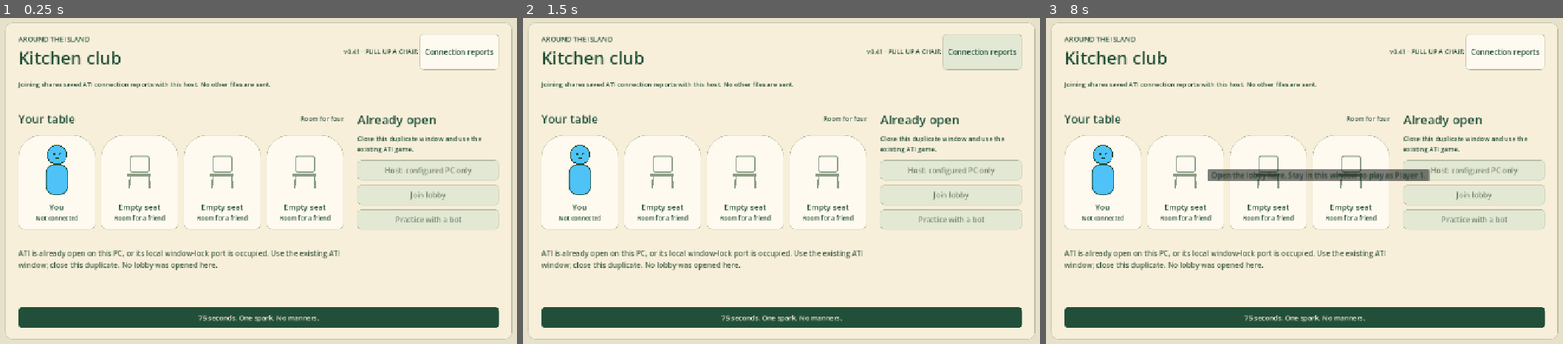
Above: before the commit, frames 1-3 (left to right).
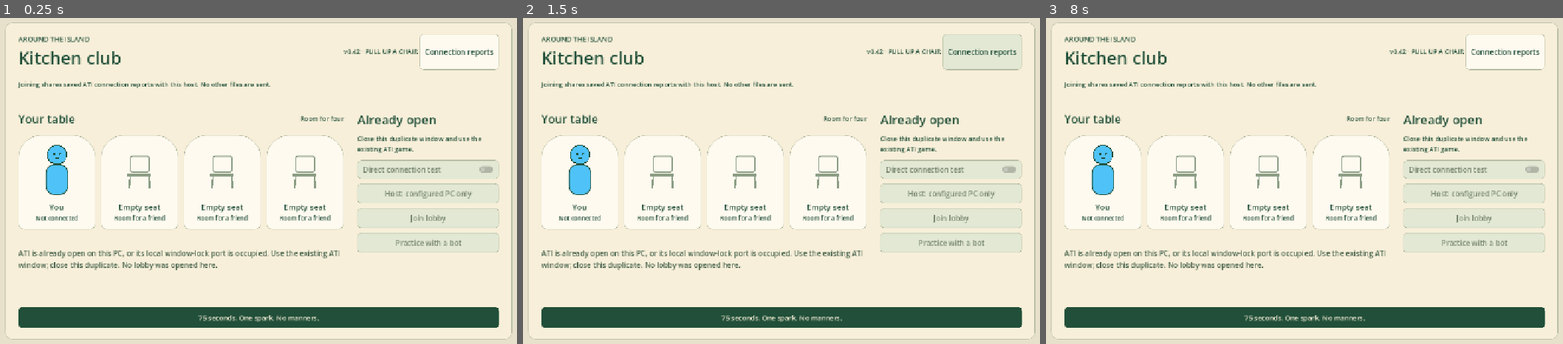
Above: after the commit, the same moments.

Repository: ikemarion/around-the-island
Game: Godot game, scene res://scenes/main.tscn
Two runs of this game, one before a commit and one after it. Both use one fixed random seed, a clock stepped at 60 frames per second and the inputs below.
Inputs (mouse positions are in pixels of both pictures, inside the frame that each line leads up to):
- Up to frame 1 (0.25 s): no input
- Up to frame 2 (1.5 s): tap Enter at 0.5 s; move the mouse to (910, 164) at 0.52 s; hold D 0.53-1.25 s; tap V at 0.6 s; click (910, 164) at 0.67 s; tap Space at 0.77 s; click "Connection reports" at 1.25 s
- Up to frame 3 (8 s): drag from (1185, 197) to (1273, 246) at 2.02 s; move the mouse to (1361, 109) at 2.77 s; hold D 2.78-3.5 s; hold Shift 2.78-3.5 s; drag from (1273, 246) to (1128, 132) at 3.52 s; move the mouse to (1480, 229) at 4.27 s; hold A 4.28-5 s; hold Q 4.28-5 s; drag from (1128, 132) to (1216, 99) at 5.02 s; move the mouse to (1335, 181) at 5.77 s; hold S 5.78-6.5 s; tap R at 5.85 s; click (1335, 181) at 5.92 s; drag from (1216, 99) to (1185, 197) at 6.52 s; move the mouse to (1433, 164) at 7.27 s; hold W from 7.28 s (still down); hold E from 7.28 s (still down)

The runs differ from the first frame. In frame 1, 1.4% of the frame differs, in the area x 69-97%, y 9-72%; in frame 2, 1.4%; in frame 3, 2.9%, in the area x 31-97%, y 9-72%.

Commit message:
Publish v0.42 direct-route test and newest-first reports

Diff:
--- a/scripts/kitchen_menu.gd
+++ b/scripts/kitchen_menu.gd
@@ -16,6 +16,7 @@
 var body: BoxContainer
 var aside: VBoxContainer
 var theme_resource: Theme
+var direct_test: CheckButton
 
 func build(main: Node, existing: Dictionary) -> void:
 	game = main
@@ -103,8 +104,14 @@
 	home_actions = VBoxContainer.new()
 	home_actions.add_theme_constant_override("separation", 10)
 	aside.add_child(home_actions)
+	direct_test = CheckButton.new()
+	direct_test.text = "Direct connection test"
+	home_actions.add_child(direct_test)
+	direct_test.toggled.connect(func(enabled):
+		controls.CodeInput.text = ""
+		refresh())
 	_take("CodeInput", home_actions)
-	controls.CodeInput.placeholder_text = "Friend's room address or code"
+	controls.CodeInput.placeholder_text = "Host IPv4:port (e.g. 192.168.1.20:27888)"
 	_take("Host", home_actions)
 	controls.Host.text = "Host lobby"
 	_take("Join", home_actions)
@@ -141,7 +148,9 @@
 	var count: int = game.active_slots.count(true)
 	home_actions.visible = home
 	room_actions.visible = not home
-	controls.CodeInput.visible = false
+	controls.CodeInput.visible = direct_test.button_pressed
+	direct_test.disabled = busy or not home or game.instance_blocked
+	controls.Join.text = "Join direct address" if direct_test.button_pressed else "Join lobby"
 	controls.Join.visible = true
 	controls.Join.disabled = busy or not home or game.instance_blocked
 	controls.Host.disabled = game.instance_blocked or not game.can_host_default_lobby()
@@ -159,6 +168,8 @@
 	controls.Progress.visible = busy
 	room_heading.text = "Play with friends" if home else ("Connecting…" if busy else ("You are hosting" if hosting else "You joined the lobby"))
 	room_hint.text = "One host PC. Friends join its lobby. No codes or extra server windows." if home else ("You can cancel while we connect." if busy else "Anyone can start. Wait until your crew is here.")
+	if home and direct_test.button_pressed:
+		room_hint.text = "Bypass Playit with the host's IP. Same Wi-Fi/LAN: use its local IP. Remote: public IP plus router UDP 27888 forwarding is required. Host still clicks Host lobby."
 	if game.instance_blocked:
 		room_heading.text = "Already open"
 		room_hint.text = "Close this duplicate window and use the existing ATI game."
--- a/scripts/main_networked.gd
+++ b/scripts/main_networked.gd
@@ -10,7 +10,7 @@
 const SCORE_TRACK_LENGTH := 6.6
 const MAX_PLAYERS := 4
 const PROTOCOL_VERSION := 12
-const BUILD_VERSION := "0.41"
+const BUILD_VERSION := "0.42"
 var network_diagnostics: Node
 var report_transfer: Node
 var obstacle_last_sent: Dictionary = {}
@@ -376,6 +376,13 @@
 func _join_default_lobby() -> void:
 	if instance_blocked or session_mode != &"lobby":
 		return
+	if is_instance_valid(kitchen_menu) and kitchen_menu.direct_test.button_pressed:
+		var decoded: Dictionary = network_session._decode_room_code(code_input.text.strip_edges())
+		if decoded.is_empty() or not str(decoded.address).is_valid_ip_address():
+			lobby_status.text = "For this bypass test, enter the host's numeric IP:port. Do not use the Playit address."
+			return
+		_join_online()
+		return
 	code_input.text = DEFAULT_LOBBY_ADDRESS
 	_join_online()
 
@@ -391,6 +398,7 @@
 	session_mode = &"joining"
 	connection_started_ms = Time.get_ticks_msec()
 	connection_stage = "Contacting host"
+	network_diagnostics.record("connection_route",{"route":"default_tunnel" if address == DEFAULT_LOBBY_ADDRESS else "custom_address"})
 	lobby.visible = true
 	get_tree().paused = true
 	lobby_status.text = "Connecting…"
@@ -1241,7 +1249,7 @@
 	menu_controls.Start.pressed.connect(_start_from_lobby)
 	menu_controls.Back.pressed.connect(func(): _enter_lobby("Lobby closed." if session_mode == &"hosting" else "You left the lobby."))
 	code_input.text_submitted.connect(func(_text):
-		if session_mode == &"lobby": _join_online())
+		if session_mode == &"lobby": _join_default_lobby())
 	kitchen_menu = preload("res://scripts/kitchen_menu.gd").new()
 	kitchen_menu.name = "KitchenMenu"
 	$Lobby/Panel/Margin.add_child(kitchen_menu)
--- a/scripts/report_transfer.gd
+++ b/scripts/report_transfer.gd
@@ -32,8 +32,9 @@
 	var path: String = game.network_diagnostics.directory + "/reports"
 	var dir := DirAccess.open(path)
 	if dir == null: return
-	var files := dir.get_files()
-	files.sort()
+	var files: Array[String] = []
+	files.assign(dir.get_files())
+	files.sort_custom(func(a: String,b: String): return a.naturalnocasecmp_to(b)>0)
 	for name in files:
 		if name.begins_with("ATI-") and name.ends_with(".json"):
 			queue.append(path.path_join(name))
--- a/tests/report_transfer_smoke.gd
+++ b/tests/report_transfer_smoke.gd
@@ -14,18 +14,22 @@
 		main.peer_to_slot = {1:0}
 		main.network_session.host_room(27993,false)
 	else:
+		main.network_diagnostics.export_report("older_report")
 		main.network_diagnostics.export_report("test_previous_session")
+		main.report_transfer.begin()
+		assert(JSON.parse_string(main.report_transfer.payload.get_string_from_utf8()).reason == "test_previous_session")
+		main.kitchen_menu.direct_test.button_pressed = true
 		main.code_input.text = "127.0.0.1:27993"
-		main._join_online()
+		main._join_default_lobby()
 	var deadline := Time.get_ticks_msec()+30000
 	var passed := false
 	while Time.get_ticks_msec()<deadline:
 		await create_timer(0.2,true).timeout
 		if host:
-			if DirAccess.dir_exists_absolute(dir+"/received") and DirAccess.get_files_at(dir+"/received").size()>0:
+			if DirAccess.dir_exists_absolute(dir+"/received") and DirAccess.get_files_at(dir+"/received").size()==2:
 				var files := DirAccess.get_files_at(dir+"/received")
 				var report = JSON.parse_string(FileAccess.get_file_as_string((dir+"/received").path_join(files[0])))
-				assert(report.reason == "test_previous_session")
+				assert(report.reason in ["test_previous_session","older_report"])
 				passed = true
 				await create_timer(2,true).timeout
 				break
--- /dev/null
+++ b/tests/router_discovery.gd
@@ -0,0 +1,6 @@
+extends SceneTree
+func _initialize() -> void:
+	var router := UPNP.new()
+	var result := router.discover(2000,2,"InternetGatewayDevice")
+	print("ROUTER_DISCOVERY result=",result," devices=",router.get_device_count()," valid_gateway=",router.get_gateway()!=null and router.get_gateway().is_valid_gateway())
+	quit()
Not shown, added: tests/router_discovery.gd.uid
Not shown, changed: NETWORK-RELIABILITY.md
Not shown, changed: ONLINE-PLAY.md
Not shown, changed: README.md
Not shown, added: releases/ATI-v0.42-Windows.zip
